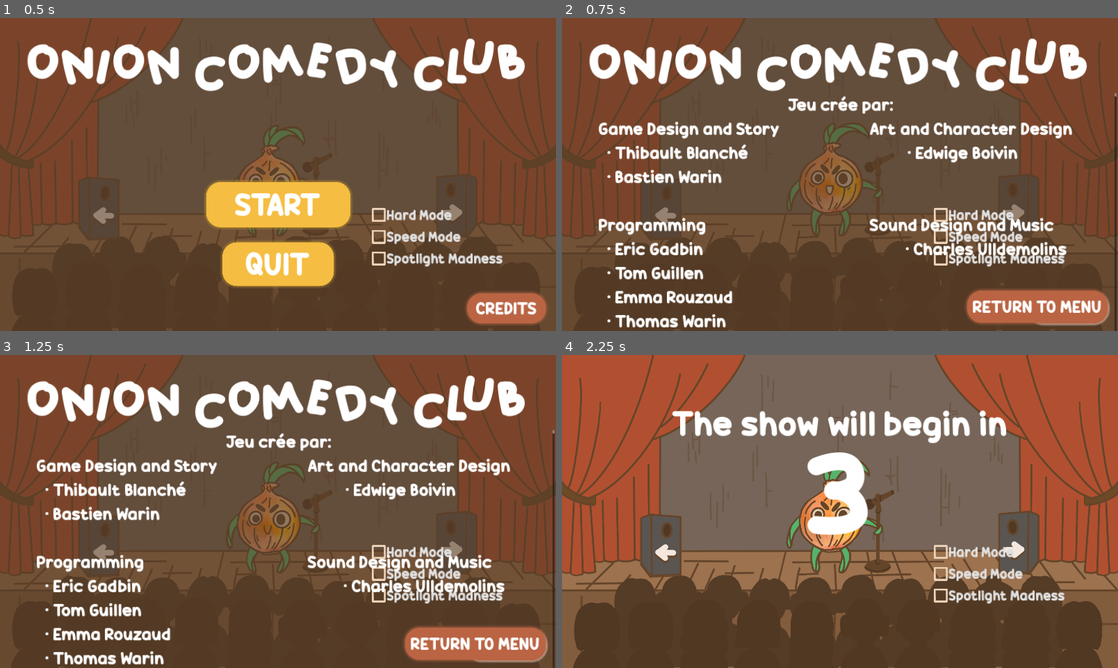
Above: before the commit, frames 1-4 (two rows, left to right).
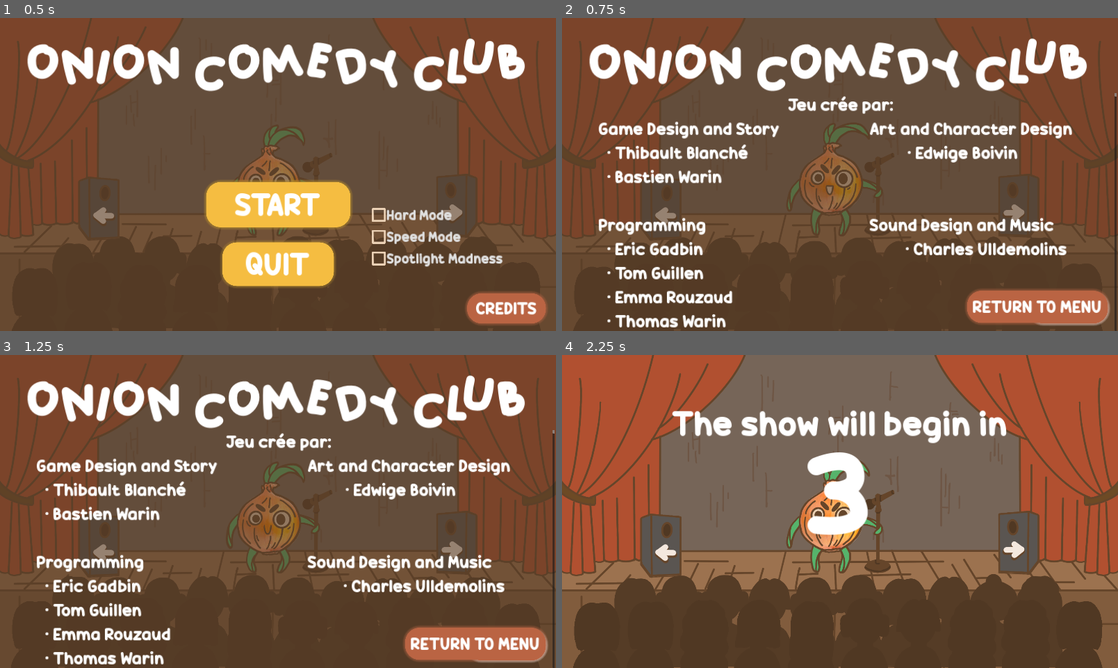
Above: after the commit, the same moments.

Repository: IridescenceFR/GlobalGameJam2024
Game: Godot game, scene res://Scenes/Main.tscn
Two runs of this game, one before a commit and one after it. Both use one fixed random seed, a clock stepped at 60 frames per second and the inputs below. Sound files missing from this copy of the repository are replaced by a short silence.
Inputs:
- Up to frame 1 (0.5 s): no input
- Up to frame 2 (0.75 s): click "CREDITS" at 0.5 s
- Up to frame 3 (1.25 s): no input
- Up to frame 4 (2.25 s): click "RETURN TO MENU" at 1.25 s; click "START" at 2 s

Frame 1 is identical in both runs. In frame 2, 1.2% of the frame differs, in the area x 66-91%, y 60-80%; in frame 3, 1.2%; in frame 4, 1.2%.

Commit message:
difficulté fini

Diff:
--- a/Scenes/Main.tscn
+++ b/Scenes/Main.tscn
@@ -150,6 +150,9 @@
 sprite_frames = SubResource("SpriteFrames_t4q7a")
 flip_h = true
 
+[connection signal="hard_mode" from="HUD" to="." method="_on_hud_hard_mode"]
+[connection signal="speed_mode" from="HUD" to="." method="_on_hud_speed_mode"]
+[connection signal="spotlight_madness" from="HUD" to="." method="_on_hud_spotlight_madness"]
 [connection signal="start_game" from="HUD" to="." method="_on_hud_start_game"]
 [connection signal="timeout" from="NewJokeTimer" to="." method="_on_start_new_round"]
 [connection signal="timeout" from="OutOfTimeTimer" to="." method="_on_out_of_time_timer_timeout"]
--- a/Scenes/difficulties.tscn
+++ b/Scenes/difficulties.tscn
@@ -1,7 +1,7 @@
 [gd_scene load_steps=4 format=3 uid="uid://dp7sd6dyafgpx"]
 
-[ext_resource type="Script" path="res://Scenes/difficulties.gd" id="1_8qef6"]
 [ext_resource type="Texture2D" uid="uid://koh40nw3vyk2" path="res://assets/Checkbox_Case.png" id="1_s4or7"]
+[ext_resource type="Script" path="res://scripts/difficulties.gd" id="1_sabkf"]
 [ext_resource type="FontFile" uid="uid://btyj261dloxcf" path="res://assets/Candy Beans.otf" id="2_3wsxj"]
 
 [node name="Difficulties" type="Control"]
@@ -13,7 +13,7 @@
 offset_bottom = -864.0
 grow_horizontal = 2
 grow_vertical = 2
-script = ExtResource("1_8qef6")
+script = ExtResource("1_sabkf")
 
 [node name="HardMode" type="Button" parent="."]
 layout_mode = 0
--- a/Scenes/hud.tscn
+++ b/Scenes/hud.tscn
@@ -1827,6 +1827,9 @@
 [node name="ClickButton" type="AudioStreamPlayer" parent="."]
 stream = ExtResource("6_jo6py")
 
+[connection signal="hard_mode" from="Difficulties" to="." method="_on_difficulties_hard_mode"]
+[connection signal="speed_mode" from="Difficulties" to="." method="_on_difficulties_speed_mode"]
+[connection signal="spotlight_madness" from="Difficulties" to="." method="_on_difficulties_spotlight_madness"]
 [connection signal="pressed" from="StartButton" to="." method="_on_start_button_pressed"]
 [connection signal="pressed" from="QuitButton" to="." method="_on_quit_pressed"]
 [connection signal="timeout" from="MessageTimer" to="." method="_on_message_timer_timeout"]
--- a/scripts/HUD.gd
+++ b/scripts/HUD.gd
@@ -2,6 +2,10 @@
 
 # Notifies `Main` node that the button has been pressed
 signal start_game
+
+signal hard_mode
+signal speed_mode
+signal spotlight_madness
 
 
 func _on_start_button_pressed():
@@ -11,6 +15,7 @@
 	$Title.hide()
 	$ScoreFinal.hide()
 	$FondSmoke.hide()
+	$Difficulties.hide()
 
 	$Countdown.show()
 	$Pastis.hide()
@@ -51,6 +56,7 @@
 	$ScoreFinal.text = "Final score: " + $ScoreLabel.text
 	$ScoreLabel.hide()
 	$FondSmoke.show()
+	$Difficulties.show()
 
 func _on_pastis_pressed():
 	$ClickButton.play()
@@ -61,6 +67,7 @@
 	$music_pastis.play()
 	$Music.stop()
 	$ScoreFinal.hide()
+	$Difficulties.hide()
 
 
 func _on_credit_button_quit_pressed():
@@ -72,5 +79,19 @@
 	$Pastis.show()
 	$music_pastis.stop()
 	$Music.play()
+	$Difficulties.show()
 	if $ScoreFinal.text != null:
 		$ScoreFinal.show()
+
+
+
+func _on_difficulties_hard_mode():
+	hard_mode.emit()
+
+
+func _on_difficulties_speed_mode():
+	speed_mode.emit()
+
+
+func _on_difficulties_spotlight_madness():
+	spotlight_madness.emit()
--- a/scripts/Main.gd
+++ b/scripts/Main.gd
@@ -284,3 +284,18 @@
 	newScore.score = scoring
 	newScore.position = pos
 	add_child(newScore)
+
+################################################################################
+##########                        Difficulties                        ##########
+################################################################################
+
+func _on_hud_hard_mode():
+	is_hardmode_active = !is_hardmode_active
+
+
+func _on_hud_speed_mode():
+	is_speedmode_active = !is_speedmode_active
+
+
+func _on_hud_spotlight_madness():
+	is_spotlight_madness_active = !is_spotlight_madness_active
Renamed: Scenes/difficulties.gd -> scripts/difficulties.gd
